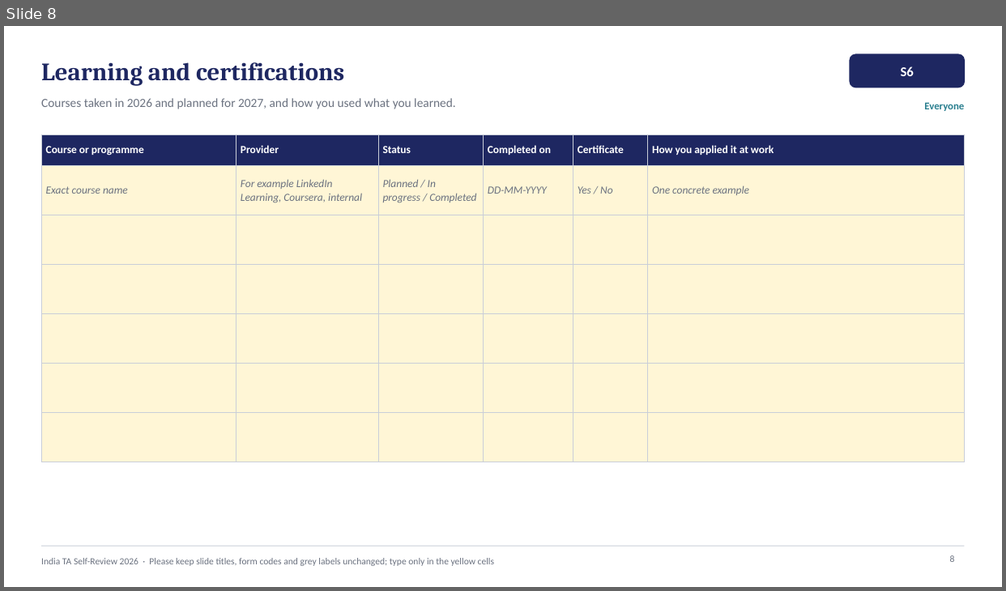
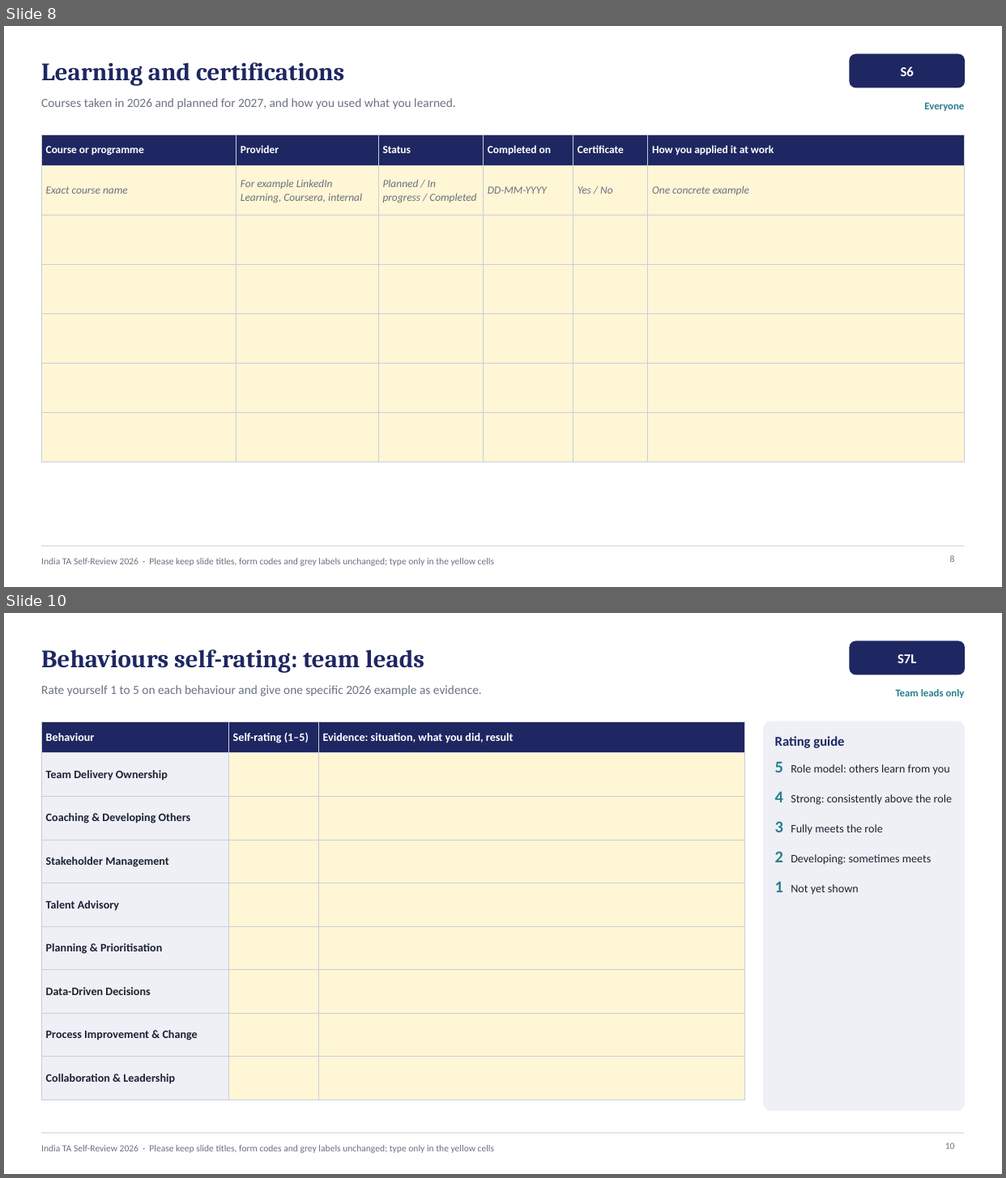
Before and after one commit to ranjiphd-cyber/AI-training, a slide deck: ta-performance-system/talent-review/self-review-template/India_TA_Self_Review_2026_Template.pptx. Shown one above the other, each under a label of ours: slide 8 before the commit, slides 8 and 10 after it; the slides between them are not shown. The pictures are 1006x591 and 1006x1178 pixels, drawn with LibreOffice and Linux fonts; fonts in the diff are those of the drawing. Boxes give left, top, right and bottom in pixels: in the first picture for what was removed or moved away, otherwise in the second. Text is boxed around its words. In the diff, an @@ line names an element or a change of style, - is before the commit and + after.

```diff
--- a/ta-performance-system/talent-review/self-review-template/India_TA_Self_Review_2026_Template.pptx
+++ b/ta-performance-system/talent-review/self-review-template/India_TA_Self_Review_2026_Template.pptx
@@ slide 10 added at (4,613,1002,1174), background #FFFFFF; not listed: 2 template elements that a slide beside it also shows @@
@@ title added at (41,649,424,673), 24 pt, text #1E2761, bold @@
+Behaviours self-rating: team leads
@@ rounded rectangle added at (850,641,965,675), fill #1E2761, outline #1E2761 1 pt @@
@@ text added at (897,654,916,663), 13 pt, text #FFFFFF, bold @@
+S7L
@@ text added at (41,685,482,696), 12 pt, text #6B7280 @@
+Rate yourself 1 to 5 on each behaviour and give one specific 2026 example as evidence.
@@ text added at (896,689,965,698), 10 pt, text #2A7F8F, bold @@
+Team leads only
@@ table added at (41,722,745,1088), 9 rows, 3 columns @@
+Behaviour | Self-rating (1–5) | Evidence: situation, what you did, result
+Team Delivery Ownership |  | 
+Coaching & Developing Others |  | 
+Stakeholder Management |  | 
+Talent Advisory |  | 
+Planning & Prioritisation |  | 
+Data-Driven Decisions |  | 
+Process Improvement & Change |  | 
+Collaboration & Leadership |  | 
@@ rounded rectangle added at (764,722,965,1111), fill #EEF0F5, outline #EEF0F5 1 pt @@
@@ text added at (775,736,952,894), 11 pt, text #1B2333 @@
+Rating guide
+5 Role model: others learn from you
+4 Strong: consistently above the role
+3 Fully meets the role
+2 Developing: sometimes meets
+1 Not yet shown
@@ page number added at (945,1143,955,1149), 9 pt, text #6B7280 @@
+10
```
Also in this commit, not shown: 3 slides changed, 1 other slide added, 1 other file.
